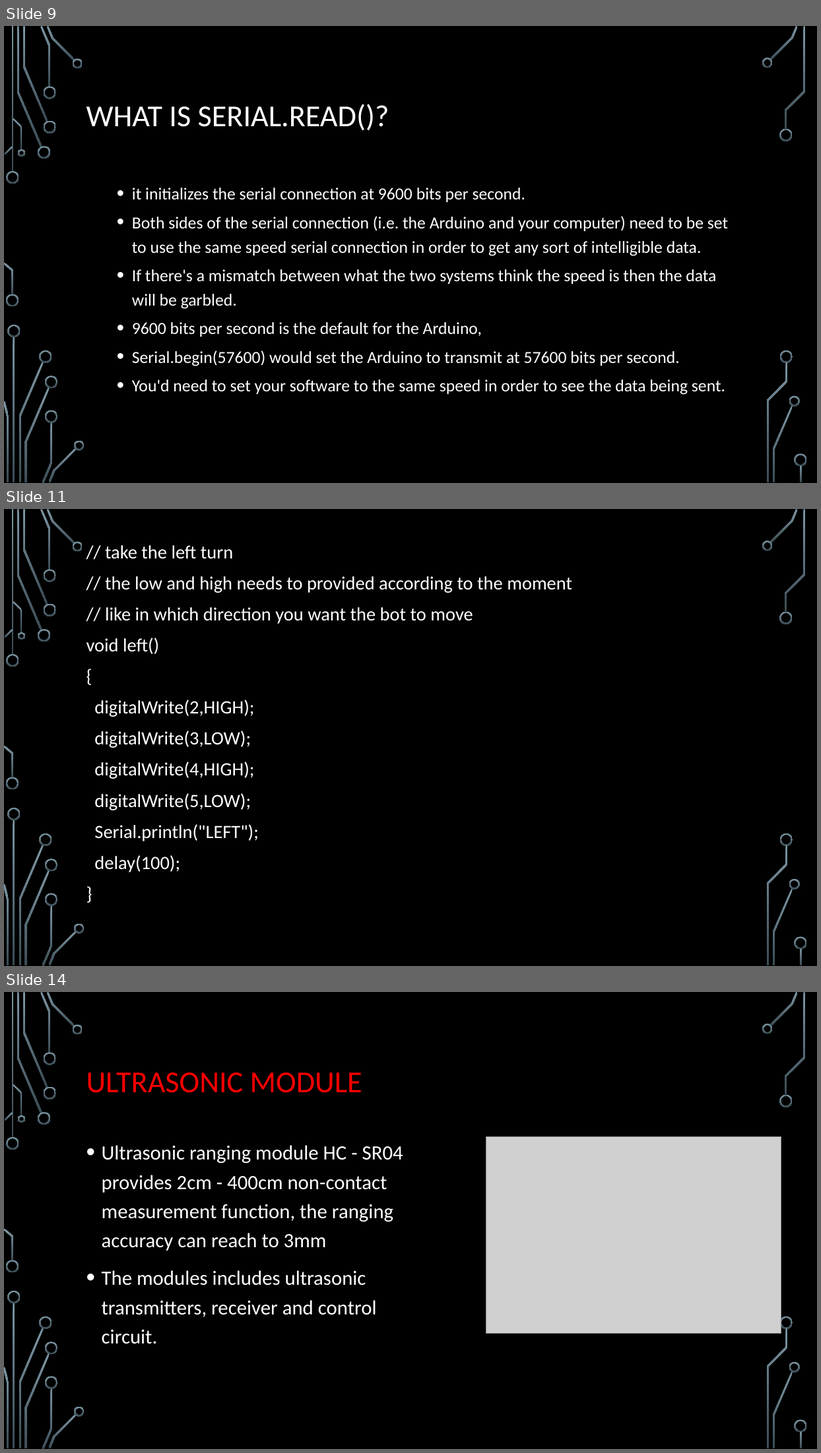
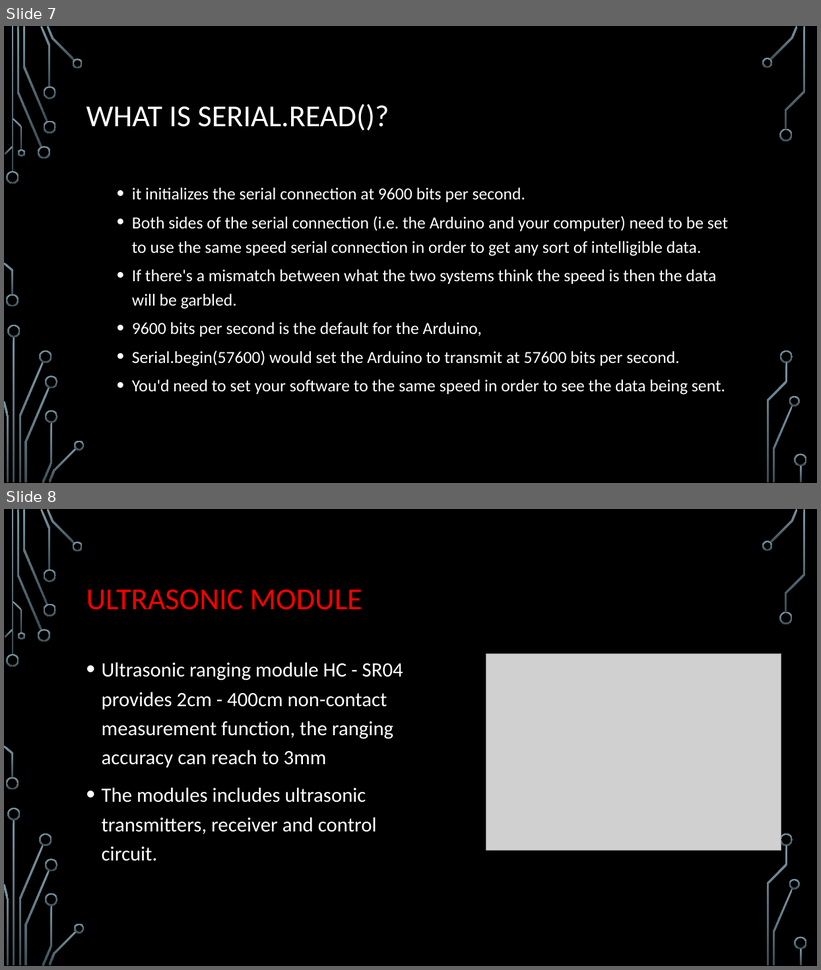
Before and after one commit to chinmayshah99/botson2, a slide deck: bot.pptx. Shown one above the other, each under a label of ours: slides 9, 11 and 14 before the commit, slides 7 and 8 after it; the slides between them are not shown. The pictures are 821x1453 and 821x970 pixels, drawn with LibreOffice and Linux fonts; fonts in the diff are those of the drawing; grey boxes stand for pictures; background and template pictures are left out. Boxes give left, top, right and bottom in pixels: in the first picture for what was removed or moved away, otherwise in the second. Text is boxed around its words. In the diff, an @@ line names an element or a change of style, - is before the commit and + after.

```diff
--- a/bot.pptx
+++ b/bot.pptx
@@ slide 11 removed at [4,509,817,966], background picture (left out); not listed: 36 template elements that a slide beside it also shows @@
@@ text removed at [86,545,572,873] @@
-// take the left turn
-// the low and high needs to provided according to the moment
-// like in which direction you want the bot to move
-void left()
-{
-digitalWrite(2,HIGH);
-digitalWrite(3,LOW);
-digitalWrite(4,HIGH);
-digitalWrite(5,LOW);
-Serial.println("LEFT");
-delay(100);
-}
@@ what was slide 9 is now slide 7 @@
@@ what was slide 14 is now slide 8 @@
```
Also in this commit, not shown: 7 other slides removed, 2 other files.
